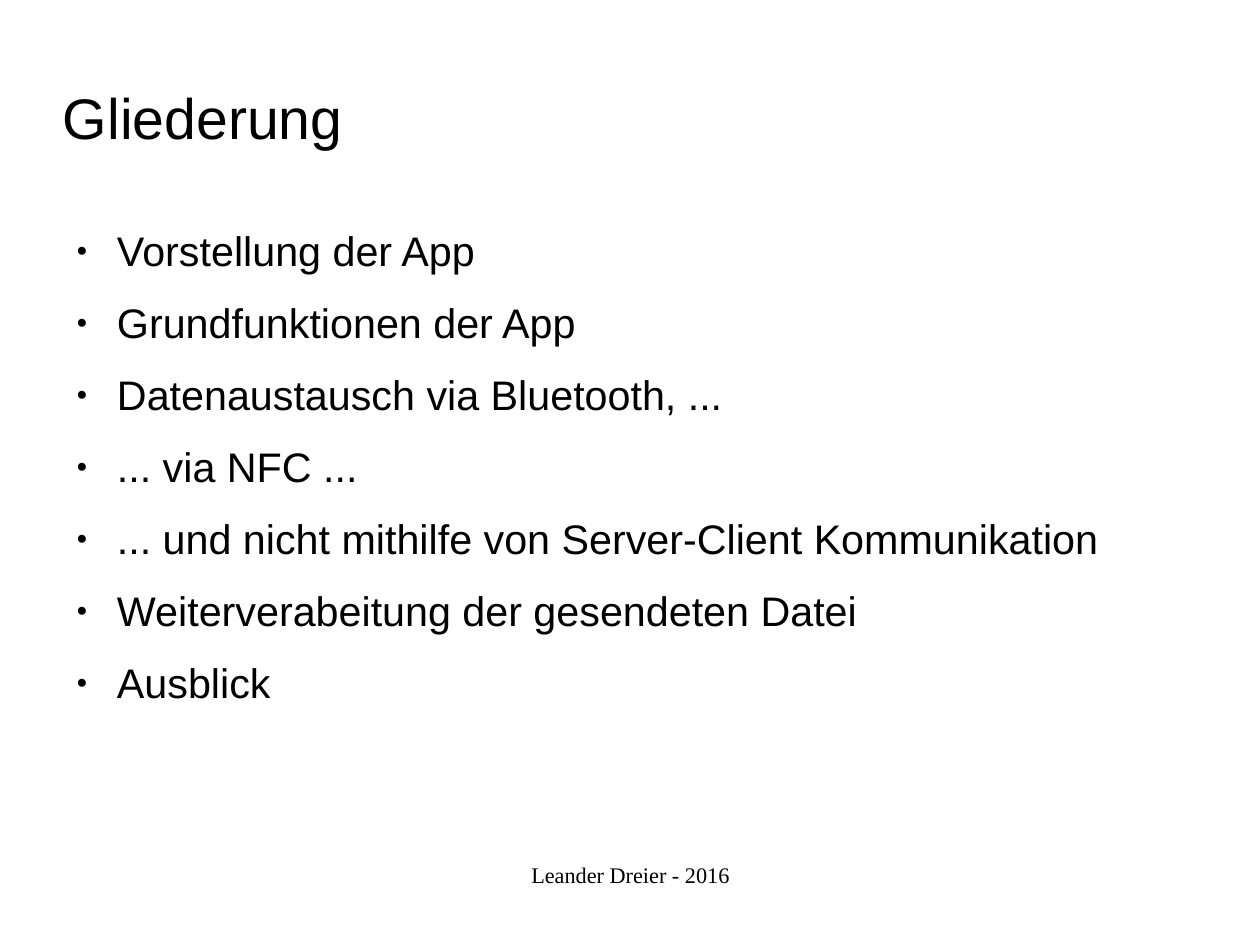
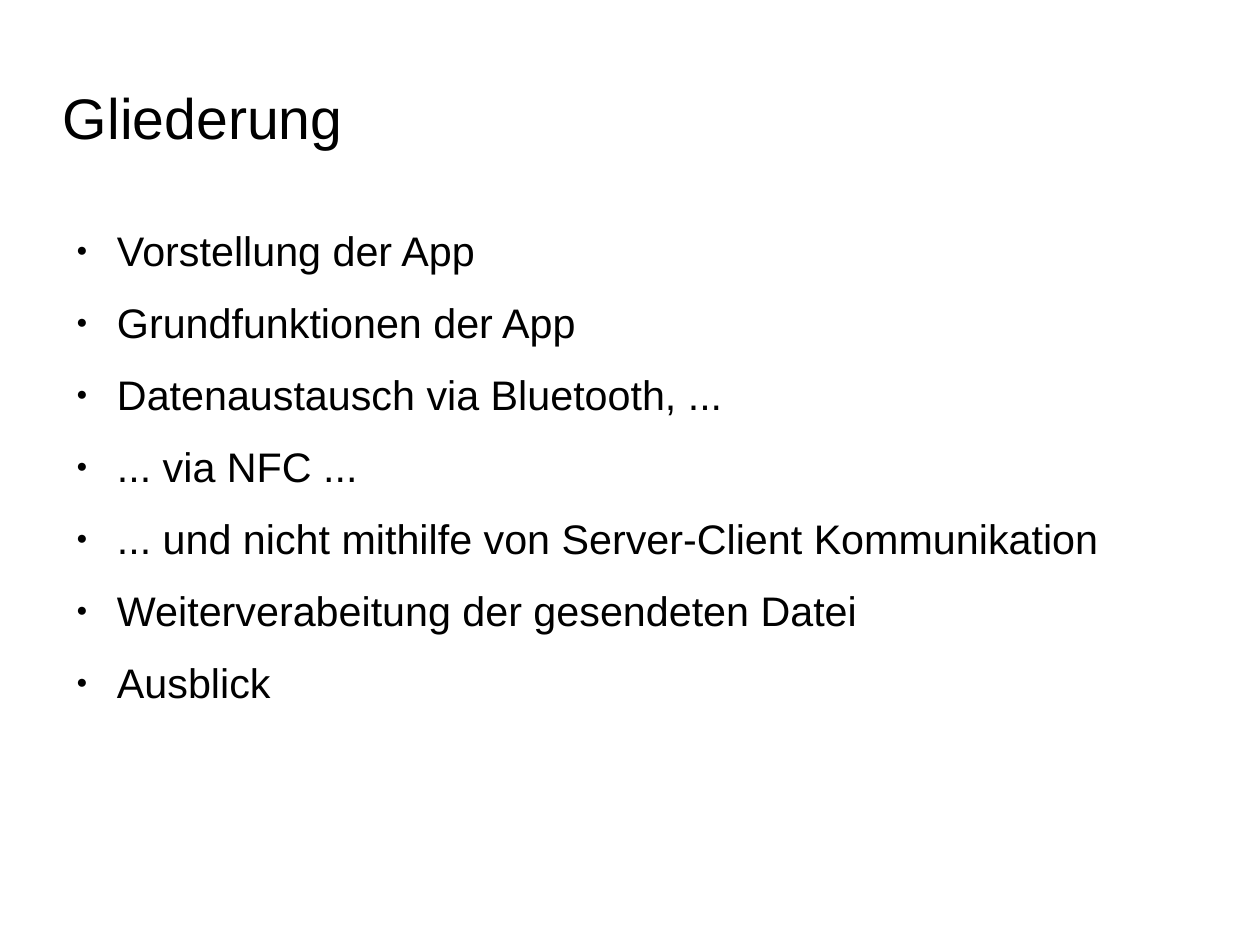
Before and after one commit to leletec/NameMemo, a slide deck: slide 2 of ref.odp. Drawn at 1260x945 pixels with LibreOffice and Linux fonts; fonts in the diff are those of the drawing; background and template pictures are left out. Boxes give left, top, right and bottom in pixels: in the first picture for what was removed or moved away, otherwise in the second. Text is boxed around its words. In the diff, an @@ line names an element or a change of style, - is before the commit and + after.

```diff
--- a/ref.odp
+++ b/ref.odp
@@ text removed at (531, 867, 730, 884) @@
-Leander Dreier - 2016
```
Also in this commit, not shown: 11 other slides changed, 1 slide added, 1 slide removed.
